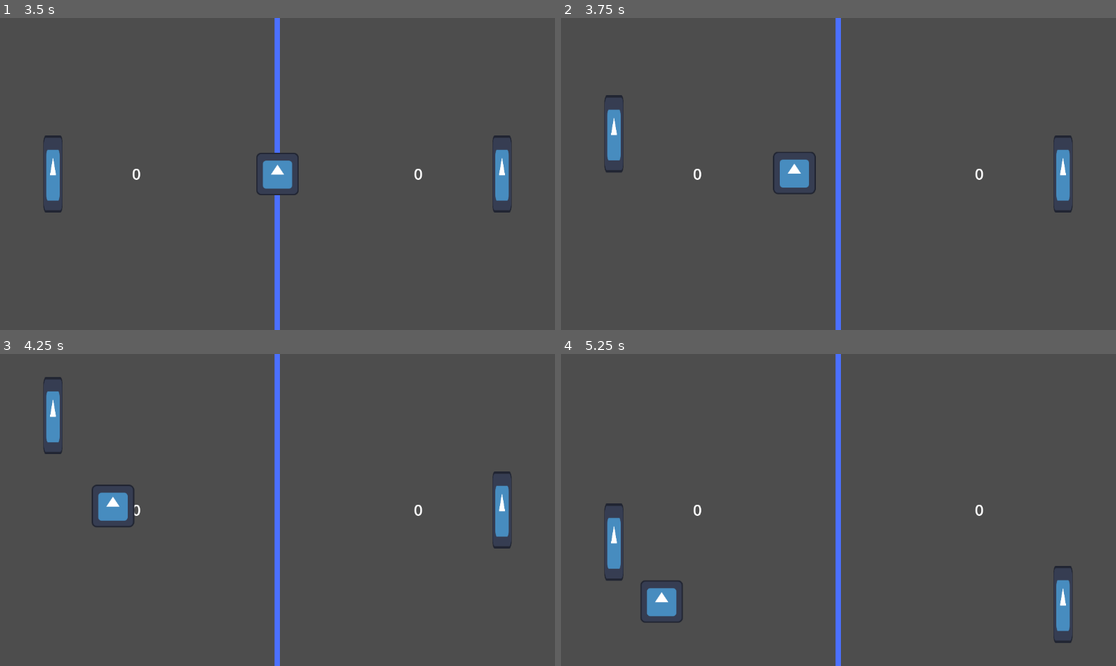
Above: before the commit, frames 1-4 (two rows, left to right).
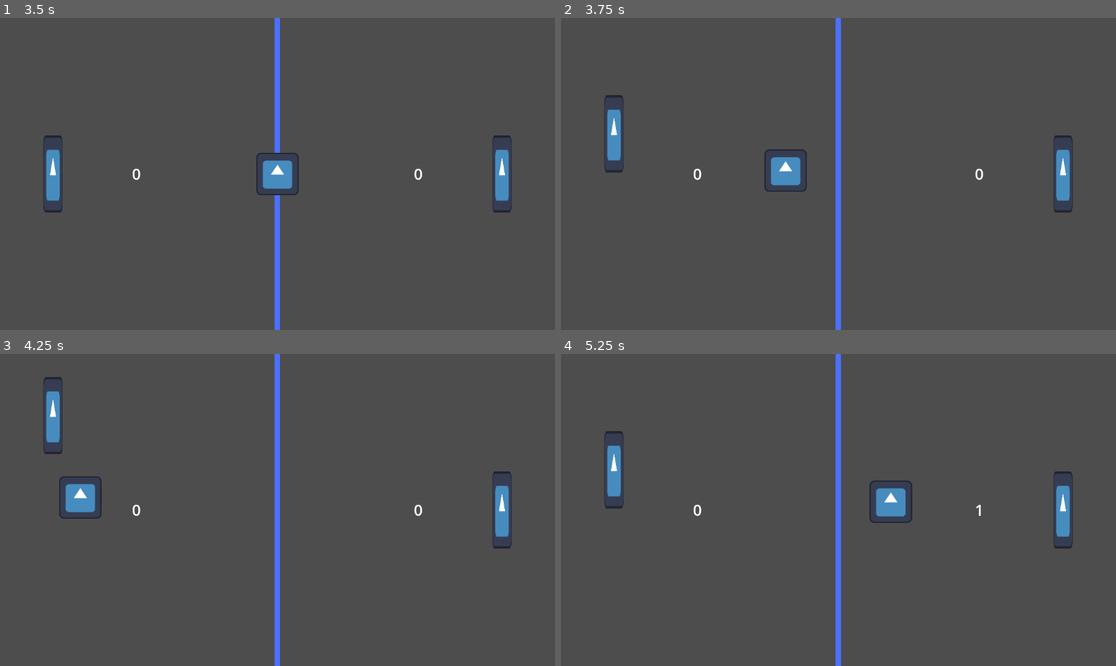
Above: after the commit, the same moments.

Repository: TomCanTech/20-games-challenge
Game: Godot game, scene res://Level/level.tscn
Same seed, same stepped clock (60 frames per second), same inputs: the game is played once before the commit and once after it. The engine's default icon, where the game draws it, is replaced by a stand-in: a white triangle on a blue panel in a dark square.
Inputs:
- Up to frame 1 (3.5 s): click "Disable Bot" at 0.5 s; click "Enable Bot" at 1.25 s; click "Reset" at 2 s; click "Start Game" at 2.75 s
- Up to frame 2 (3.75 s): tap Enter at 3.5 s; hold W (player_one_up) from 3.53 s (still down)
- Up to frame 3 (4.25 s): keep holding W (player_one_up)
- Up to frame 4 (5.25 s): release W (player_one_up) at 4.28 s; hold S (player_one_down) 4.28-5.03 s; hold W (player_one_up) from 5.03 s (still down)

Frame 1 is identical in both runs. In frame 2, 0.6% of the frame differs, in the area x 36-46%, y 42-57%; in frame 3, 1.2%; in frame 4, 3.4%, in the area x 7-93%, y 24-93%.

Commit message:
Cleaned up and simplified code

Diff:
--- a/Pong/Level Space/Goal/goal.gd
+++ b/Pong/Level Space/Goal/goal.gd
@@ -1,19 +1,22 @@
 extends Area2D
 class_name Goal
 
-signal goal_entered()
+signal goal_entered
+
+@onready var audio_stream_player: AudioStreamPlayer = $AudioStreamPlayer
 
 
-# Called when the node enters the scene tree for the first time.
 func _ready() -> void:
 	body_entered.connect(on_goal_entered)
 
 
 func on_goal_entered(body: Node2D):
-	if !body.is_in_group("Ball"): return
+	if !body.is_in_group("Ball"):
+		return
 
 	goal_entered.emit()
-	$AudioStreamPlayer.play()
+	audio_stream_player.play()
+
 	if body.has_method("reset"):
 		body.reset()
 		get_tree().paused = true
--- a/Pong/Level/level.tscn
+++ b/Pong/Level/level.tscn
@@ -20,7 +20,6 @@
 
 [node name="Paddle" parent="." unique_id=37831422 node_paths=PackedStringArray("goals") instance=ExtResource("2_52x1o")]
 position = Vector2(110, 521)
-player_num = 0
 path_bounds = Array[Vector2]([Vector2(110, 128), Vector2(110, 520)])
 goals = [NodePath("../Arena/Goal"), NodePath("../Arena/Goal2")]
 
@@ -28,11 +27,13 @@
 position = Vector2(1042, 142)
 player_num = 2
 path_bounds = Array[Vector2]([Vector2(1042, 128), Vector2(1042, 520)])
+ai_delay = 0.18
 ball = NodePath("../Ball")
 goals = [NodePath("../Arena/Goal"), NodePath("../Arena/Goal2")]
 
 [node name="Ball" parent="." unique_id=807750555 instance=ExtResource("3_iincs")]
 position = Vector2(576, 324)
+speed = 600.0
 
 [node name="Menu" parent="." unique_id=1314101324 node_paths=PackedStringArray("node_array", "ai_paddle") instance=ExtResource("2_uawph")]
 process_mode = 3
--- a/Pong/Moving Entities/Ball/ball.gd
+++ b/Pong/Moving Entities/Ball/ball.gd
@@ -4,59 +4,49 @@
 @export var direction: Vector2 = Vector2.ZERO
 @export var speed: float = 500
 
+@onready var audio_stream_player: AudioStreamPlayer = $AudioStreamPlayer
 @onready var initial_pos: Vector2 = self.position
 
 func _ready() -> void:
 	if speed <= 0:
-		if speed == 0:
-			push_warning("No speed was set. The ball will remain stationary.")
-		else:
-			assert(!(speed < 0), "The ball may not have a negative speed.")
+		push_warning("The ball must be given a speed greater than 0.")
 
 	if direction == Vector2.ZERO:
-		direction = Vector2.from_angle(_generate_angle()).normalized()
+		direction = _generate_vector()
 	else:
 		direction = direction.normalized()
 
 
 func _physics_process(delta: float) -> void:
-	var collision: KinematicCollision2D
-	var next_dir: Vector2 = direction
-
-	collision = move_and_collide(direction * speed * delta)
+	var collision: KinematicCollision2D = move_and_collide(direction * speed * delta)
 	if collision == null:
 		return
 	else:
 		if (collision.get_collider() as Node).is_in_group("Paddles"):
-			$AudioStreamPlayer.volume_db = -20
-			$AudioStreamPlayer.play()
-			next_dir = _paddle_bounce(collision)
+			audio_stream_player.volume_db = -20
+			direction = _paddle_bounce(collision)
 		else:
-			$AudioStreamPlayer.volume_db = -25
-			$AudioStreamPlayer.play()
-			next_dir = _bounce(collision)
+			audio_stream_player.volume_db = -25
+			direction = direction.bounce(collision.get_normal()).normalized()
 
-	direction = next_dir
+		audio_stream_player.play()
 
 
-func _generate_angle() -> float:
+func _generate_vector() -> Vector2:
 	var rand_angle: float = randf_range(0,PI/4)
 	var rand_horizontal: int = randi_range(0,1)
 	var rand_vertical: int = randi_range(0,1)
 
-	return rand_angle + (((3*PI)/4) * rand_horizontal) + (PI * rand_vertical)
-
-
-func _bounce(collision: KinematicCollision2D) -> Vector2:
-	return direction.bounce(collision.get_normal()).normalized()
+	return Vector2.from_angle(rand_angle + (((3*PI)/4) * rand_horizontal) + (PI * rand_vertical)).normalized()
 
 
 func _paddle_bounce(collision: KinematicCollision2D) -> Vector2:
-	var colliding_body_pos = (collision.get_collider() as Paddle).get_position()
-	var angle_from_collider = (position - colliding_body_pos).angle()
-	return Vector2.from_angle(angle_from_collider).normalized()
+	var colliding_body_pos = (collision.get_collider() as Node2D).get_position()
+	var vector_from_collider = (position - colliding_body_pos)
+
+	return vector_from_collider.normalized()
 
 
 func reset() -> void:
 	position = initial_pos
-	direction = Vector2.from_angle(_generate_angle()).normalized()
+	direction = _generate_vector()
--- a/Pong/Moving Entities/Paddle/paddle.gd
+++ b/Pong/Moving Entities/Paddle/paddle.gd
@@ -1,7 +1,13 @@
 class_name Paddle
 extends AnimatableBody2D
 
-@export var player_num: int = -1
+enum Player {
+	PLAYER_1,
+	PLAYER_2,
+	AI,
+	}
+
+@export var player_num: Player = Player.PLAYER_1
 @export var speed: float = 500
 @export var path_bounds: Array[Vector2]
 
@@ -9,36 +15,33 @@
 @export var ball: Ball
 @export var goals: Array[Goal]
 
+var _input_axis: float = 0
+
+@onready var collision_shape_2d: CollisionShape2D = $CollisionShape2D
 @onready var _path: Vector2 = (path_bounds[1] - path_bounds[0]).normalized()
 @onready var _centre_of_path: Vector2 = _path_centre()
 
-var _input_axis: float = 0
-
 
 func _ready() -> void:
+	if player_num > 2:
+		push_warning("Behaviour is undefined for more than 3 types of player input.")
+
+	if path_bounds.size() != 2:
+		push_warning("The path must be a straight line defined by exactly 2 bounds.")
+
 	for goal in goals:
-		goal.goal_entered.connect(_on_goal_entered)
+		goal.goal_entered.connect(reset)
 
 	position = _centre_of_path
-
-	if player_num == -1:
-		push_warning("The paddle number is not set. The behaviour of this paddle is undefined.")
-	if player_num > 2:
-		push_warning("Behaviour is undefined for more than 3 paddles.")
-	if path_bounds.size() != 2:
-		if path_bounds.size() < 2:
-			push_warning("The path bounds are not set. This paddle will not be able to move upon receiving input.")
-		if path_bounds.size() > 2:
-			push_warning("Too many path bounds have been set. This paddle may only use the first two path bounds.")
 
 
 func _process(_delta: float) -> void:
 	match player_num:
-		0:
+		Player.PLAYER_1:
 			_input_axis = Input.get_axis("player_one_up", "player_one_down")
-		1:
+		Player.PLAYER_2:
 			_input_axis = Input.get_axis("player_two_up", "player_two_down")
-		2:
+		Player.AI:
 			_input_ai()
 		_:
 			_input_axis = Input.get_axis("player_one_up", "player_one_down")
@@ -47,37 +50,28 @@
 func _physics_process(delta: float) -> void:
 	if _input_axis != 0:
 		move_and_collide(_path * _input_axis * delta * speed)
-		position.x = clampf(position.x, path_bounds[0].x, path_bounds[1].x)
-		position.y = clampf(position.y, path_bounds[0].y, path_bounds[1].y)
-
-
-func _input_ai():
-	var ball_pos: Vector2 = ball.position
-	var x_offset: float = 30
-
-	if ball_pos.x > (position.x - x_offset) and ball_pos.x < (position.x + x_offset):
-		_input_axis = 0
-		return
-
-	await get_tree().create_timer(ai_delay).timeout
-	if is_equal_approx(ball_pos.y, position.y):
-		_input_axis = 0
-	elif ball_pos.y > (position.y + ($CollisionShape2D.shape.get_rect().size.y)/2):
-		_input_axis = 1
-	elif ball_pos.y < (position.y - ($CollisionShape2D.shape.get_rect().size.y)/2):
-		_input_axis = -1
+		position = position.clamp(path_bounds[0], path_bounds[1])
 
 
 func _path_centre() -> Vector2:
 	var path_sum = Vector2(0,0)
 	for path in path_bounds:
 		path_sum += path
-	var path_avg = path_sum / 2
+	var path_avg = path_sum / path_bounds.size()
 	return path_avg
 
 
-func _on_goal_entered() -> void:
-	reset()
+func _input_ai():
+	var ball_pos: Vector2 = ball.position
+	var paddle_y_size = collision_shape_2d.shape.get_rect().size.y
+
+	await get_tree().create_timer(ai_delay).timeout
+	if is_equal_approx(ball_pos.y, position.y):
+		_input_axis = 0
+	elif ball_pos.y > (position.y + paddle_y_size/2):
+		_input_axis = 1
+	elif ball_pos.y < (position.y - paddle_y_size/2):
+		_input_axis = -1
 
 
 func reset() -> void:
--- a/Pong/User Interface/Menu/menu.gd
+++ b/Pong/User Interface/Menu/menu.gd
@@ -3,47 +3,53 @@
 @export var node_array: Array[Node]
 @export var ai_paddle: Paddle
 
+@onready var start_button: Button = $MarginContainer/VBoxContainer/StartButton
+@onready var ai_button: Button = $MarginContainer/VBoxContainer/AIButton
+@onready var reset_button: Button = $MarginContainer/VBoxContainer/ResetButton
+@onready var quit_button: Button = $MarginContainer/VBoxContainer/QuitButton
 
-# Called when the node enters the scene tree for the first time.
+
 func _ready() -> void:
-	$MarginContainer/VBoxContainer/StartButton.pressed.connect(_start_pressed)
-	$MarginContainer/VBoxContainer/AIButton.pressed.connect(_ai_pressed)
-	$MarginContainer/VBoxContainer/ResetButton.pressed.connect(_reset_pressed)
-	$MarginContainer/VBoxContainer/QuitButton.pressed.connect(_quit_pressed)
+	start_button.pressed.connect(_start_pressed)
+	ai_button.pressed.connect(_ai_pressed)
+	reset_button.pressed.connect(_reset_pressed)
+	quit_button.pressed.connect(_quit_pressed)
 
 
 func _process(_delta: float) -> void:
 	if Input.is_action_just_pressed("toggle_menu"):
 		_toggle_menu()
 
-	if !visible and get_tree().paused == true:
-		if (
-			Input.is_action_just_pressed("player_one_up")
-			or Input.is_action_just_pressed("player_one_down")
-			or (Input.is_action_just_pressed("player_two_up") and ai_paddle.player_num != 2)
-			or (Input.is_action_just_pressed("player_two_down") and ai_paddle.player_num != 2)
-			):
-				get_tree().paused = false
+	var player_one_input = Input.is_action_just_pressed("player_one_up") or Input.is_action_just_pressed("player_one_down")
+	var player_two_input = Input.is_action_just_pressed("player_two_up") or Input.is_action_just_pressed("player_two_down")
+	var bot_active = (ai_paddle.player_num == Paddle.Player.AI)
+
+	if (
+		!visible and get_tree().paused == true
+		and (player_one_input or (player_two_input and not bot_active))
+	):
+		get_tree().paused = false
+
 
 
 func _start_pressed() -> void:
 	hide()
-	$MarginContainer/VBoxContainer/StartButton.text = "Continue"
+	start_button.text = "Continue Game"
 
 
 func _ai_pressed() -> void:
 	if ai_paddle.player_num == 2:
-		$MarginContainer/VBoxContainer/AIButton.text = "Enable Bot"
-		ai_paddle.player_num = 1
+		ai_button.text = "Enable Bot"
+		ai_paddle.player_num = Paddle.Player.PLAYER_2
 	else:
-		$MarginContainer/VBoxContainer/AIButton.text = "Disable Bot"
-		ai_paddle.player_num = 2
+		ai_button.text = "Disable Bot"
+		ai_paddle.player_num = Paddle.Player.AI
 
 	_reset_pressed()
 
 
 func _reset_pressed() -> void:
-	$MarginContainer/VBoxContainer/StartButton.text = "Start Game"
+	start_button.text = "Start Game"
 	for node in node_array:
 		if node.has_method("reset"):
 			node.reset()
Not shown, changed: Pong/Level/level.gd.uid
Not shown: 1 places in Pong/Level/level.tscn that only renumber resources
